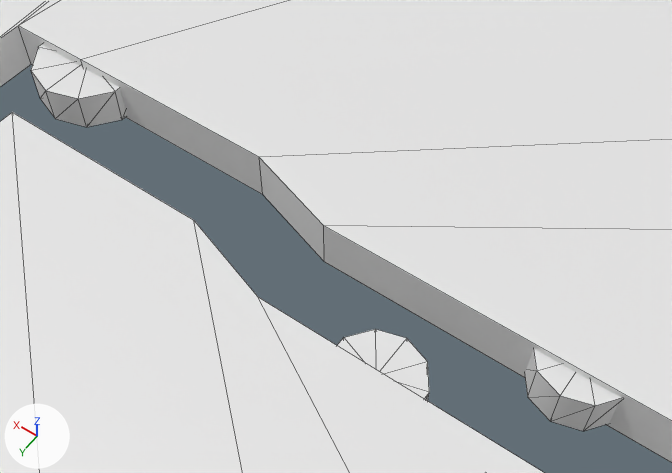
A saved change to the FBX model Content/Assets/fbx/lvl1.FBX.
Camera for both pictures: a 50 mm lens placed at (-0.682, 0.38, 1.052), pointed at (-0.22, -0.268, 0.034). Every picture has the same lights, and +X, +Y and +Z are marked at lower left. Mesh edges are drawn as thin lines. Where no turn or scale is listed for an object, it has been applied to the vertices.
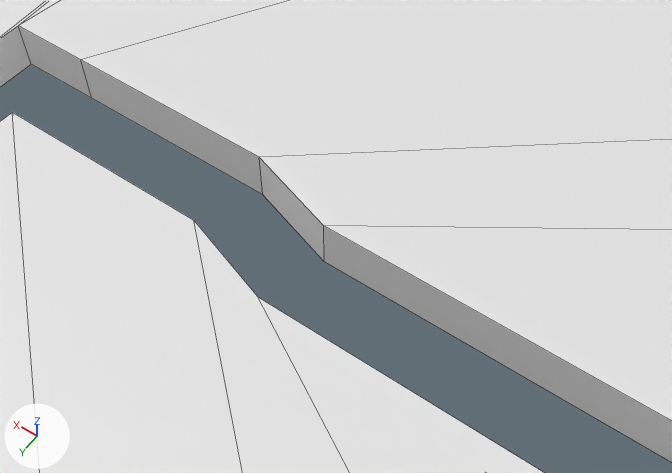
What changed in the scene script:
```text
Remove ob_cylinder003:
    ob_cylinder003 = bpy.data.objects.new('Cylinder003', me_mesh_003)
    ob_cylinder003.location = (-0.398, -0.099, 0.005)
Remove ob_cylinder002:
    ob_cylinder002 = bpy.data.objects.new('Cylinder002', me_mesh_002)
    ob_cylinder002.location = (-0.591, -0.27, 0.005)
Remove ob_cylinder001:
    ob_cylinder001 = bpy.data.objects.new('Cylinder001', me_mesh_001)
    ob_cylinder001.location = (0.289, -0.31, 0.005)
```

What differs and where, as boxes (x1, y1, x2, y2) in the pictures (672 x 473 px):
'Cylinder001', deleted
    before: (31, 45, 127, 127)
'Cylinder002', deleted
    before: (525, 348, 621, 431)
'Cylinder003', deleted
    before: (337, 329, 429, 401)
